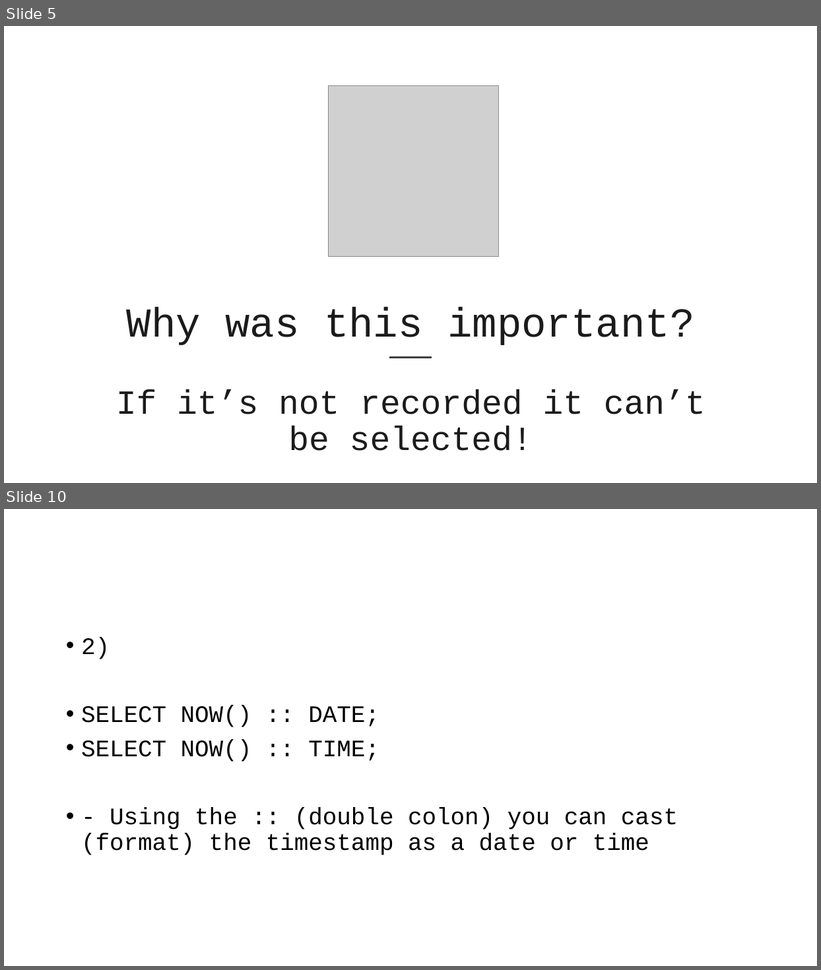
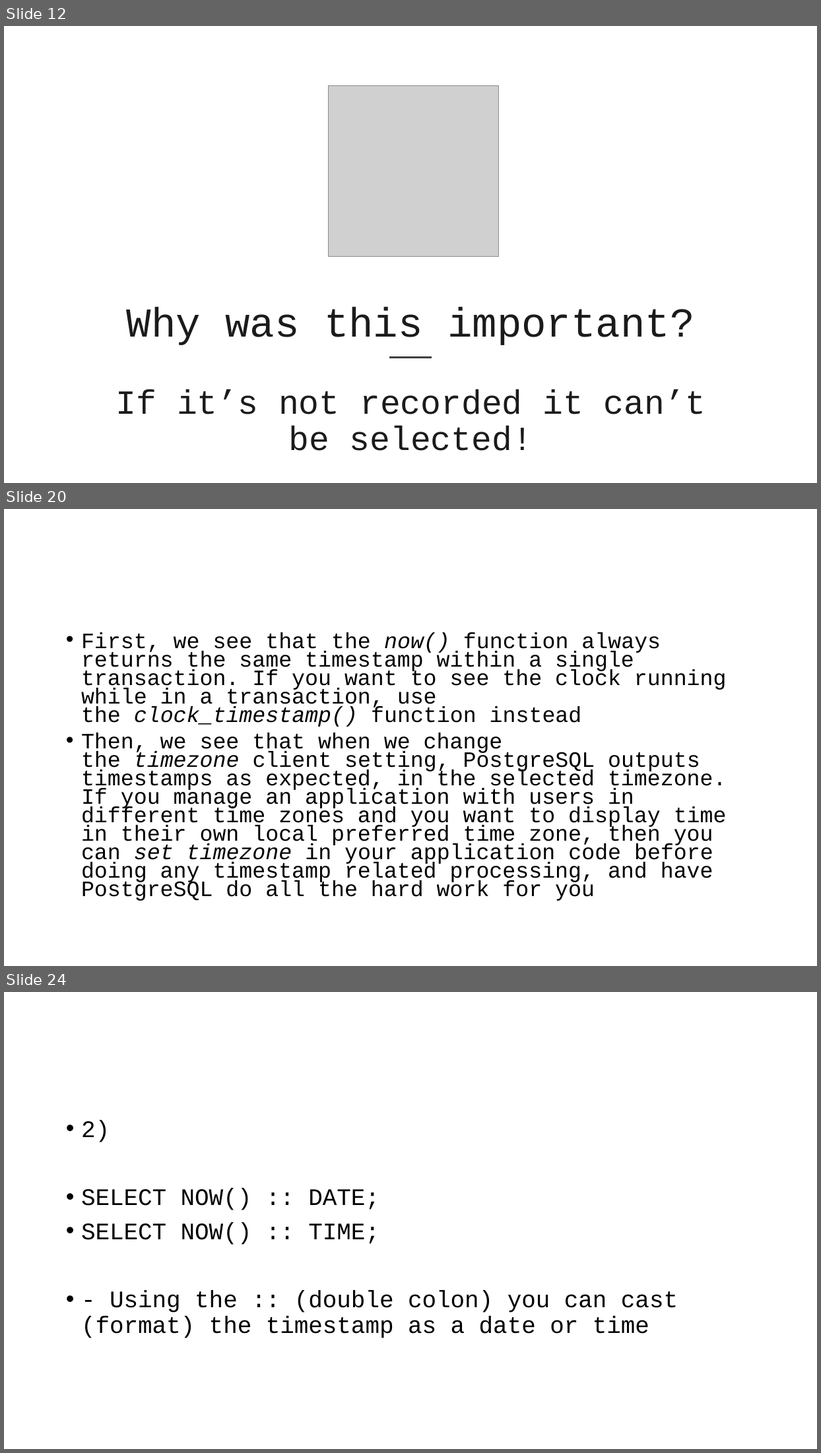
Before and after one commit to VadimAcosta/timestamps_and_intervals, a slide deck: times_and_dates.pptx. Shown one above the other, each under a label of ours: slides 5 and 10 before the commit, slides 12, 20 and 24 after it; the slides between them are not shown. The pictures are 821x970 and 821x1453 pixels, drawn with LibreOffice and Linux fonts; fonts in the diff are those of the drawing; grey boxes stand for pictures. Boxes give left, top, right and bottom in pixels: in the first picture for what was removed or moved away, otherwise in the second. Text is boxed around its words. In the diff, an @@ line names an element or a change of style, - is before the commit and + after.

Commit message:
Update to presentation, focus on timestamps and time zones

```diff
--- a/times_and_dates.pptx
+++ b/times_and_dates.pptx
@@ slide 20 added at box(4, 509, 817, 966), background #FFFFFF @@
@@ text added at box(81, 632, 727, 901), 25.9 pt, text #000000 @@
+• First, we see that the now() function always returns the same timestamp within a single transaction. If you want to see the clock running while in a transaction, use the clock_timestamp() function instead
+• Then, we see that when we change the timezone client setting, PostgreSQL outputs timestamps as expected, in the selected timezone. If you manage an application with users in different time zones and you want to display time in their own local preferred time zone, then you can set timezone in your application code before doing any timestamp related processing, and have PostgreSQL do all the hard work for you
@@ what was slide 5 is now slide 12 @@
@@ what was slide 10 is now slide 24 @@
```
Also in this commit, not shown: 7 slides changed, 13 other slides added.
